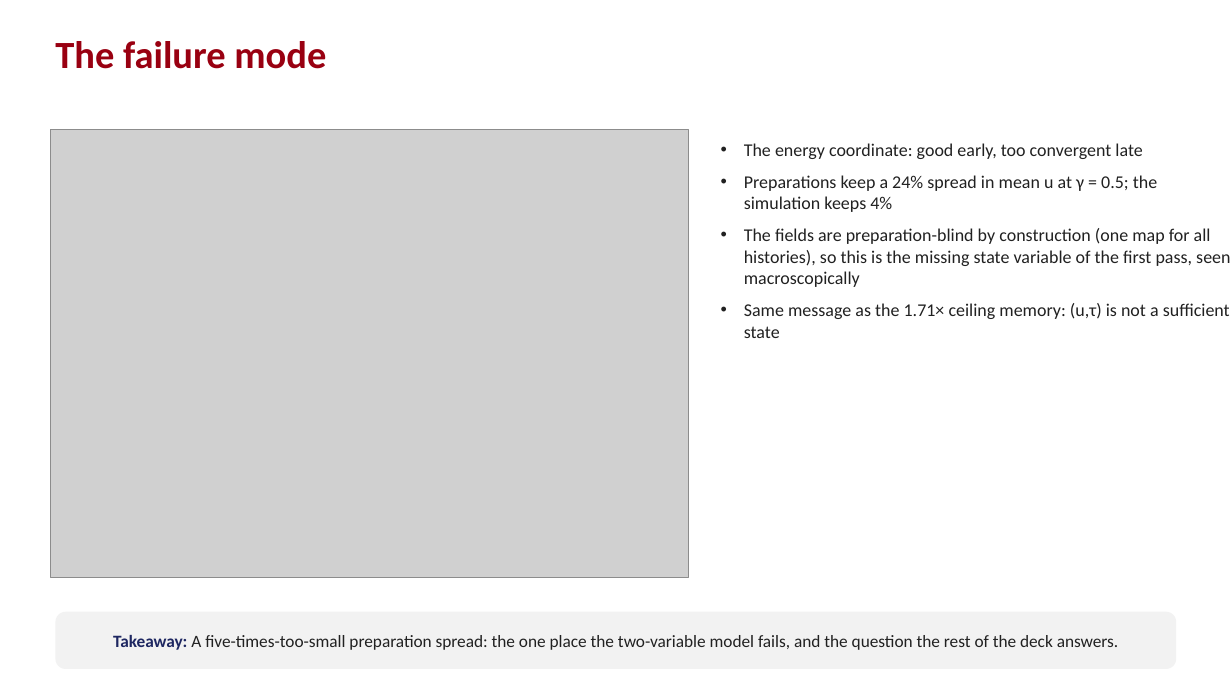
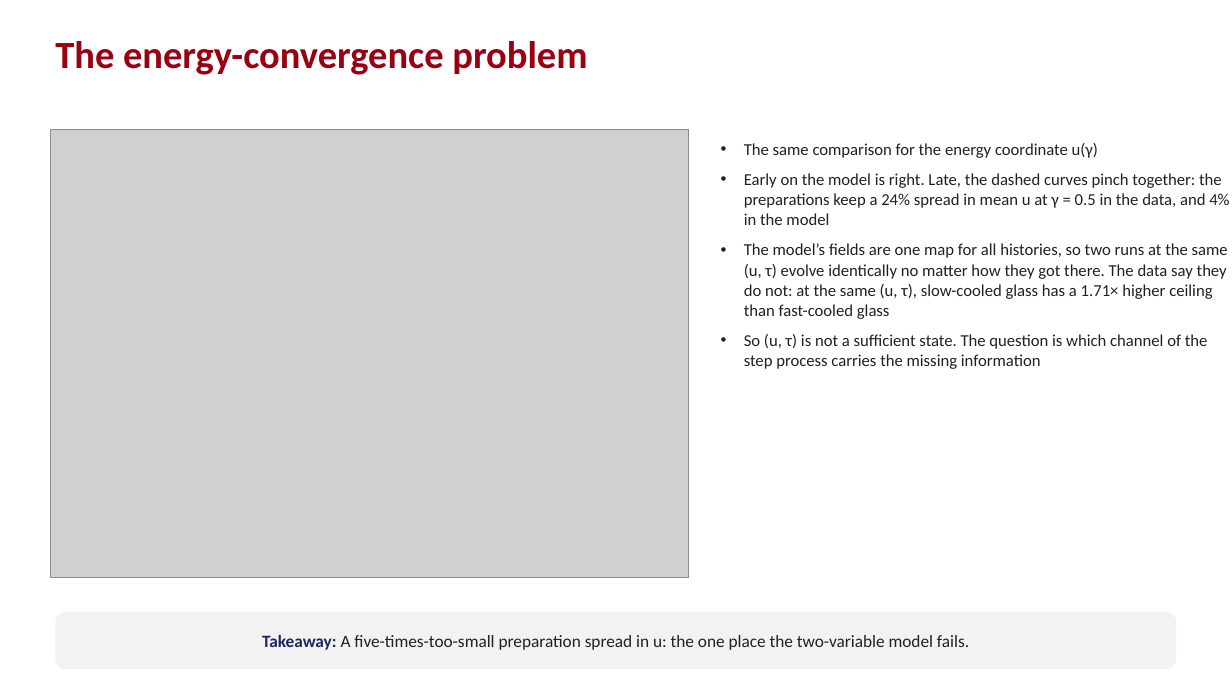
Before and after one commit to Samc73/SEEM, a slide deck: slide 9 of SEEM_project_deck.pptx (slide 11 before the commit). Drawn at 1232x693 pixels with LibreOffice and Linux fonts; fonts in the diff are those of the drawing; grey boxes stand for pictures. Boxes give left, top, right and bottom in pixels: in the first picture for what was removed or moved away, otherwise in the second. Text is boxed around its words. In the diff, an @@ line names an element or a change of style, - is before the commit and + after.

```diff
--- a/SEEM_project_deck.pptx
+++ b/SEEM_project_deck.pptx
@@ text at [55, 41, 587, 75]: text changed @@
-The failure mode
+The energy-convergence problem
@@ text at [744, 143, 1229, 369]: text changed; size 14 to 13 pt @@
-• The energy coordinate: good early, too convergent late
-• Preparations keep a 24% spread in mean u at γ = 0.5; the simulation keeps 4%
-• The fields are preparation-blind by construction (one map for all histories), so this is the missing state variable of the first pass, seen macroscopically
-• Same message as the 1.71× ceiling memory: (u,τ) is not a sufficient state
+• The same comparison for the energy coordinate u(γ)
+• Early on the model is right. Late, the dashed curves pinch together: the preparations keep a 24% spread in mean u at γ = 0.5 in the data, and 4% in the model
+• The model’s fields are one map for all histories, so two runs at the same (u, τ) evolve identically no matter how they got there. The data say they do not: at the same (u, τ), slow-cooled glass has a 1.71× higher ceiling than fast-cooled glass
+• So (u, τ) is not a sufficient state. The question is which channel of the step process carries the missing information
@@ text in rounded rectangle at [262, 635, 969, 650]: text changed @@
-Takeaway: A five-times-too-small preparation spread: the one place the two-variable model fails, and the question the rest of the deck answers.
+Takeaway: A five-times-too-small preparation spread in u: the one place the two-variable model fails.
```
Also in this commit, not shown: 6 other slides changed, 3 slides added, 13 slides removed, 2 other files.
